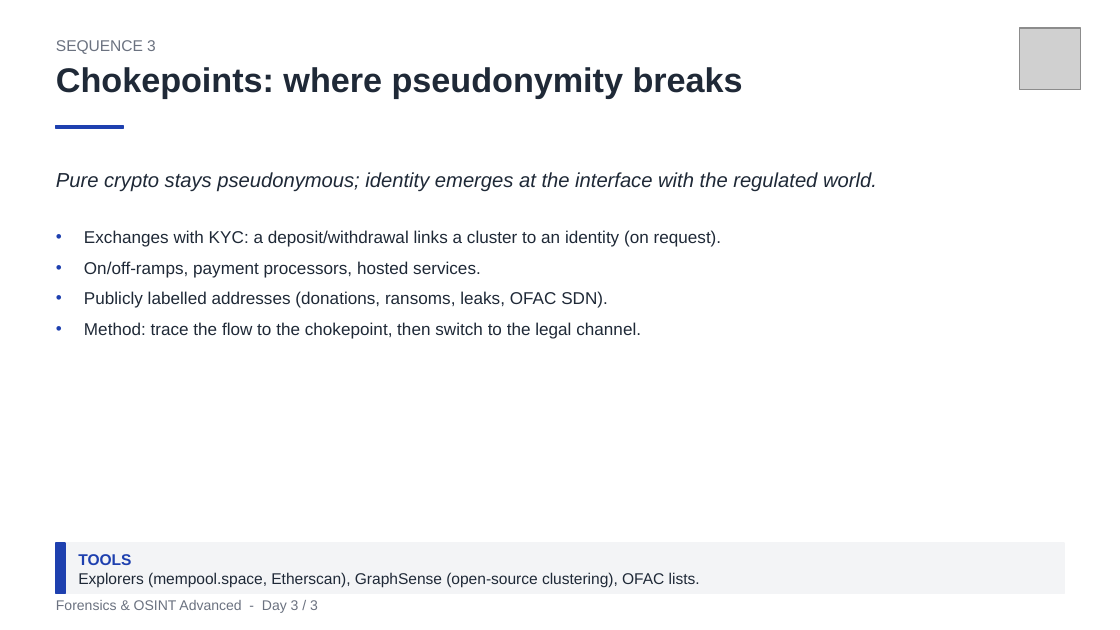
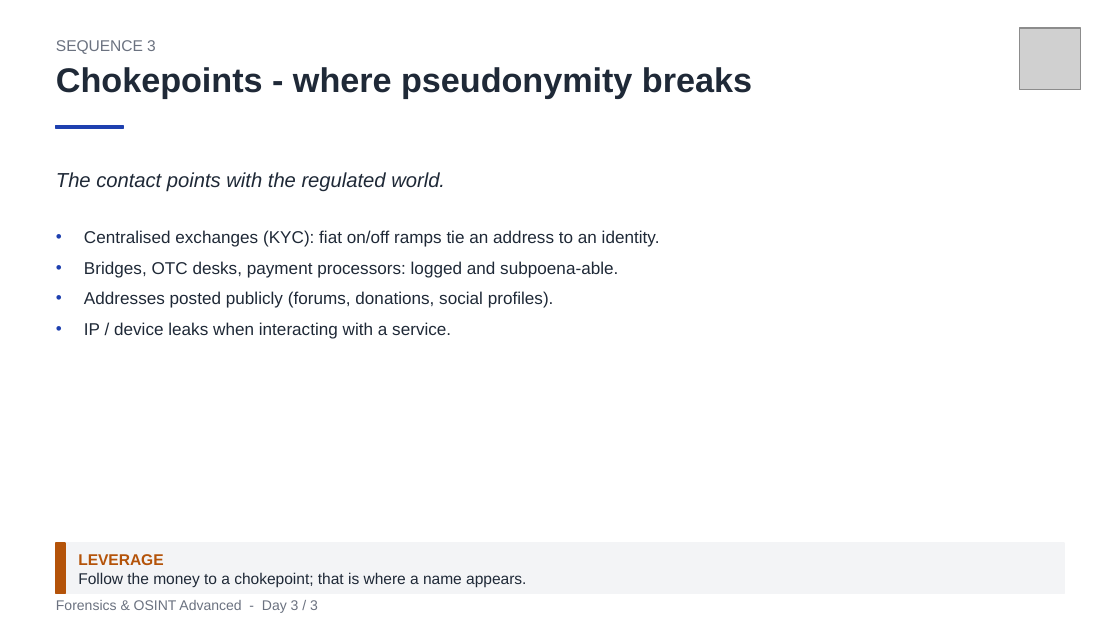
Before and after one commit to clemdepernet/osint-advanced-labs, a slide deck: slide 17 of Day_3/Day_3_Dark_Web_Crypto_And_Capstone.pptx (slide 20 before the commit). Drawn at 1120x630 pixels with LibreOffice and Linux fonts; fonts in the diff are those of the drawing; grey boxes stand for pictures. Boxes give left, top, right and bottom in pixels: in the first picture for what was removed or moved away, otherwise in the second. Text is boxed around its words. In the diff, an @@ line names an element or a change of style, - is before the commit and + after.

Commit message:
Day 3 overhaul: STIX Lab (beginner->expert), deck rebuild, Data Breach -> Day 3
- Rebuild the Day 3 deck around blockchain fundamentals, crypto tracing, STIX & MITRE
  ATT&CK (~1/3 of the deck) and agentic automation; dark web reduced to 2 slides.
- Add Day_3/STIX Lab: build/validate a STIX 2.1 bundle, OSINT->STIX, parallel agents,
  team graph dashboard, n8n workflow, and advanced modules (validate, Admiralty<->STIX,
  diff-monitor, ATT&CK enrichment, OpenCTI/TAXII).
- Add Day_3/Corporate Watch Lab (aggregate CI monitor).
- Move Databreach.pdf from Day 2 to Day 3; drop the Data Breach TP from the Day 2 deck.
- Update the student handbook README and .gitignore.

```diff
--- a/Day_3/Day_3_Dark_Web_Crypto_And_Capstone.pptx
+++ b/Day_3/Day_3_Dark_Web_Crypto_And_Capstone.pptx
@@ text at <box>56,67,752,98</box>: text changed @@
-Chokepoints: where pseudonymity breaks
+Chokepoints - where pseudonymity breaks
@@ text at <box>56,172,445,192</box>: text changed @@
-Pure crypto stays pseudonymous; identity emerges at the interface with the regulated world.
+The contact points with the regulated world.
@@ text at <box>84,230,660,339</box>: text changed @@
-• Exchanges with KYC: a deposit/withdrawal links a cluster to an identity (on request).
-• On/off-ramps, payment processors, hosted services.
-• Publicly labelled addresses (donations, ransoms, leaks, OFAC SDN).
-• Method: trace the flow to the chokepoint, then switch to the legal channel.
+• Centralised exchanges (KYC): fiat on/off ramps tie an address to an identity.
+• Bridges, OTC desks, payment processors: logged and subpoena-able.
+• Addresses posted publicly (forums, donations, social profiles).
+• IP / device leaks when interacting with a service.
@@ rectangle at <box>56,543,65,594</box>: fill #1E40AF to #B45309; outline #1E40AF 1 pt to #B45309 1 pt @@
@@ text at <box>78,554,163,565</box>: text changed; text colour #1E40AF to #B45309 @@
-TOOLS
+LEVERAGE
@@ text at <box>78,572,526,587</box>: text changed @@
-Explorers (mempool.space, Etherscan), GraphSense (open-source clustering), OFAC lists.
+Follow the money to a chokepoint; that is where a name appears.
```
Also in this commit, not shown: 9 other slides changed, 18 slides added, 14 slides removed, 36 other files.
